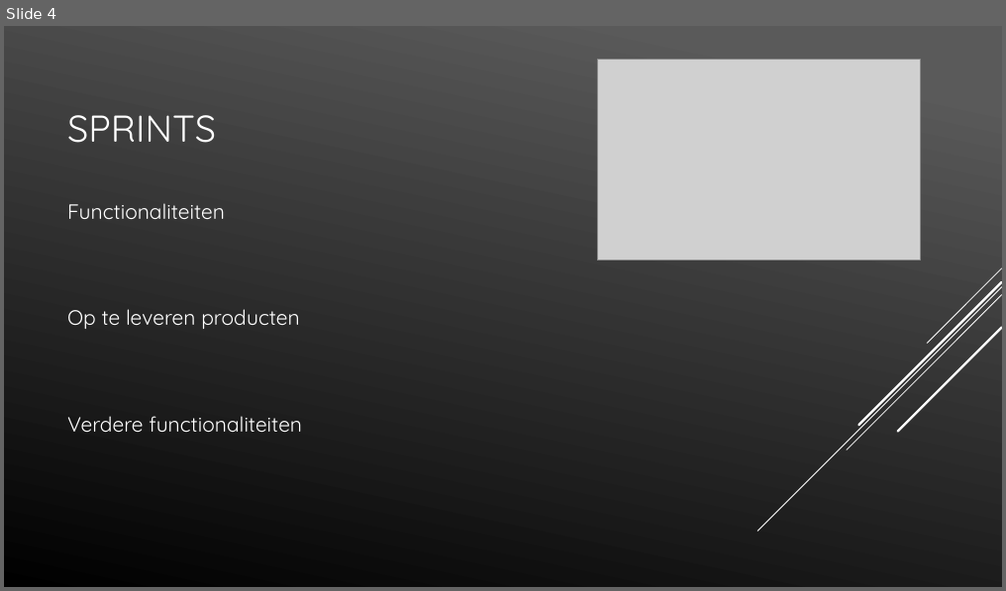
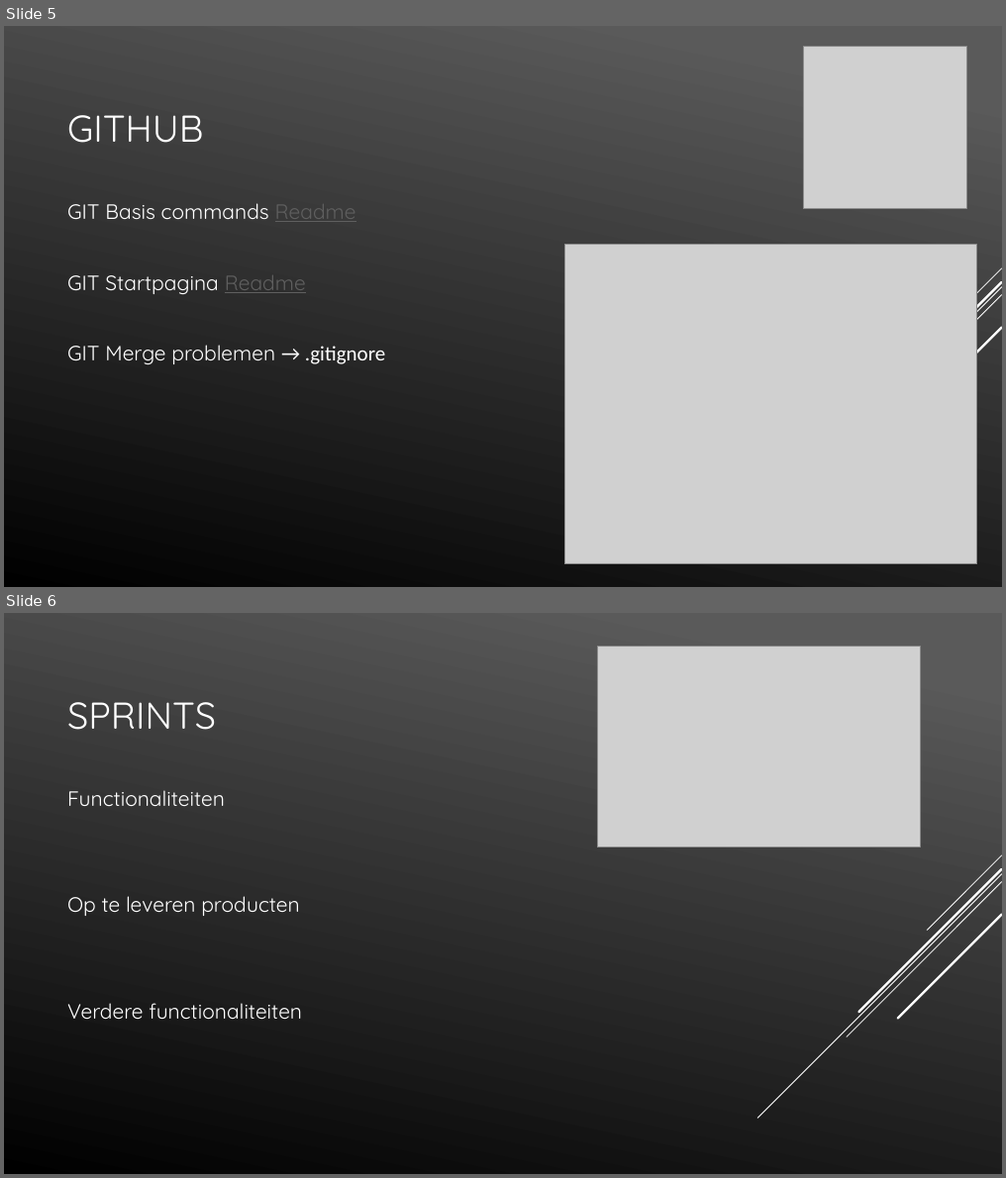
Before and after one commit to LucasHuls/Calc4You-Project-Groep-5, a slide deck: PowerPoint.pptx. Shown one above the other, each under a label of ours: slide 4 before the commit, slides 5 and 6 after it. The pictures are 1006x591 and 1006x1178 pixels, drawn with LibreOffice and Linux fonts; fonts in the diff are those of the drawing; grey boxes stand for pictures. Boxes give left, top, right and bottom in pixels: in the first picture for what was removed or moved away, otherwise in the second. Text is boxed around its words. In the diff, an @@ line names an element or a change of style, - is before the commit and + after.

```diff
--- a/PowerPoint.pptx
+++ b/PowerPoint.pptx
@@ slide 5 added at (x1=4, y1=26, x2=1002, y2=587), background gradient #5B5B5B to #000000; not listed: 5 template elements that a slide beside it also shows @@
@@ picture added at (x1=804, y1=46, x2=966, y2=209) @@
@@ title added at (x1=67, y1=115, x2=203, y2=143), 36 pt, text #FFFFFF @@
+GITHUB
@@ text added at (x1=67, y1=195, x2=385, y2=365), 20 pt, text #FFFFFF @@
+GIT Basis commands Readme
+GIT Startpagina Readme
+GIT Merge problemen → .gitignore
@@ picture added at (x1=564, y1=245, x2=977, y2=565) @@
@@ what was slide 4 is now slide 6 @@
```
Also in this commit, not shown: 3 slides changed, 6 other slides added.
